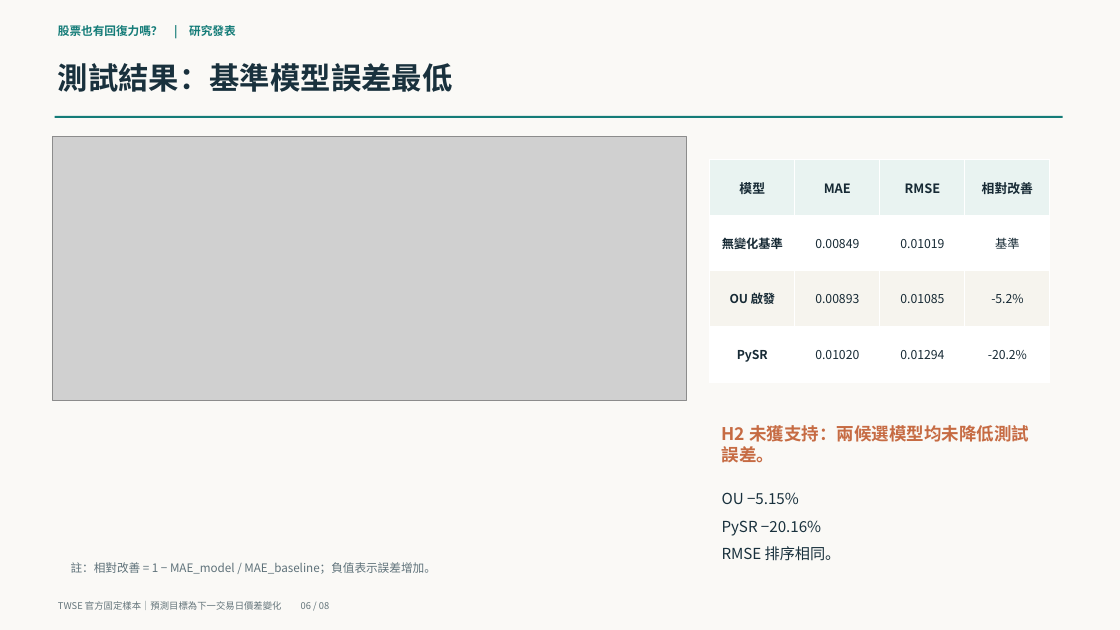
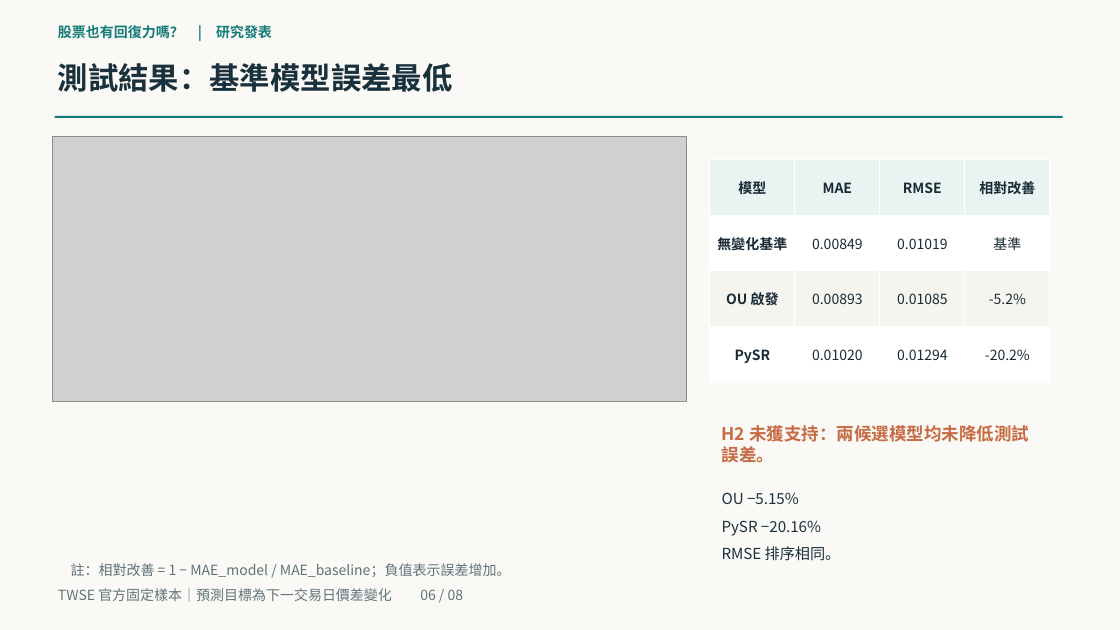
Before and after one commit to yinglinlin010/market-physics-lab, a slide deck: slide 6 of slides/midterm_90s.pptx. Drawn at 1120x630 pixels with LibreOffice and Linux fonts; fonts in the diff are those of the drawing; grey boxes stand for pictures. Boxes give left, top, right and bottom in pixels: in the first picture for what was removed or moved away, otherwise in the second. Text is boxed around its words. In the diff, an @@ line names an element or a change of style, - is before the commit and + after.

```diff
--- a/slides/midterm_90s.pptx
+++ b/slides/midterm_90s.pptx
@@ text "股票也有回復力嗎？ | 研究發表" at (58, 25, 272, 39): size 10 to 12 pt @@
@@ table at (710, 160, 1049, 382) @@
@@ size 11 to 12 pt in "模型", "MAE", "RMSE", "相對改善" @@
@@ size 10.5 to 12 pt in "無變化基準", "0.00849", "0.01019", "基準" and 8 more places @@
@@ text "註：相對改善 = 1 − MAE_model ..." at (71, 563, 511, 577): size 10 to 12 pt @@
@@ text "TWSE 官方固定樣本｜預測目標為下一交易日價差變化 06 / 08": place and size @@
-text "TWSE 官方固定樣本｜預測目標為下一交易日價差變化 06 / 08" at (58, 601, 329, 610)
+text "TWSE 官方固定樣本｜預測目標為下一交易日價差變化 06 / 08" at (58, 588, 464, 601)
@@ text "TWSE 官方固定樣本｜預測目標為下一交易日價差變化 06 / 08" at (58, 588, 464, 601): size 8 to 12 pt @@
```
Also in this commit, not shown: 7 other slides changed, 4 other files.
